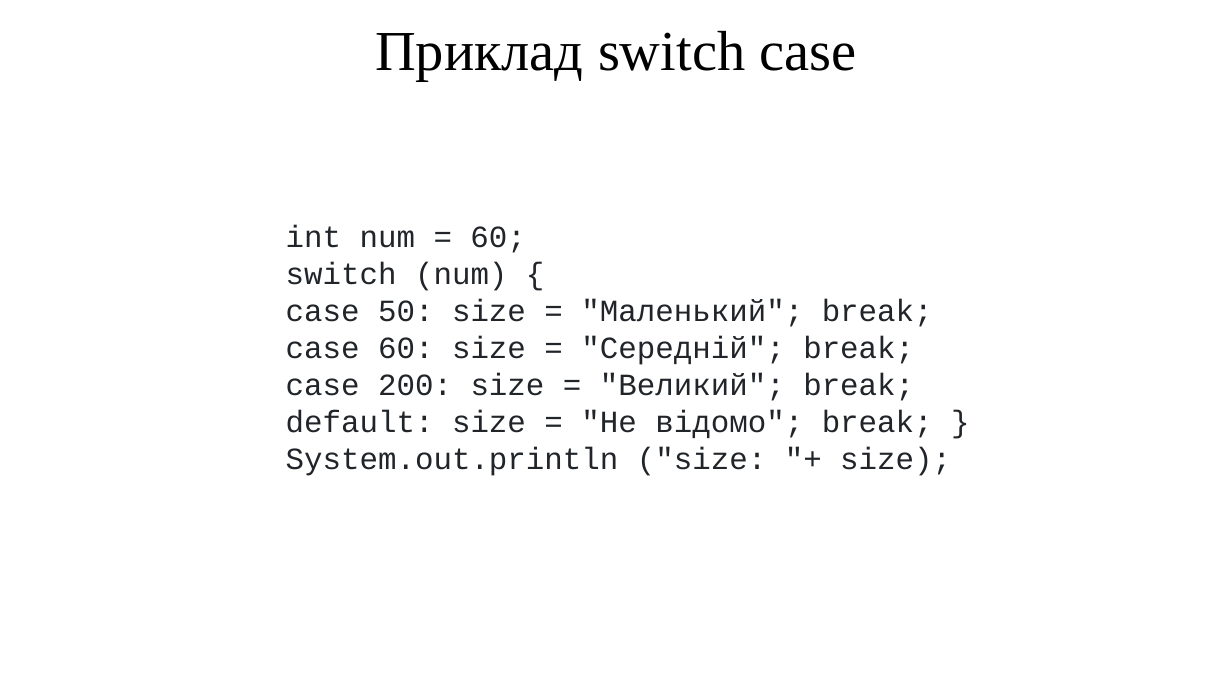
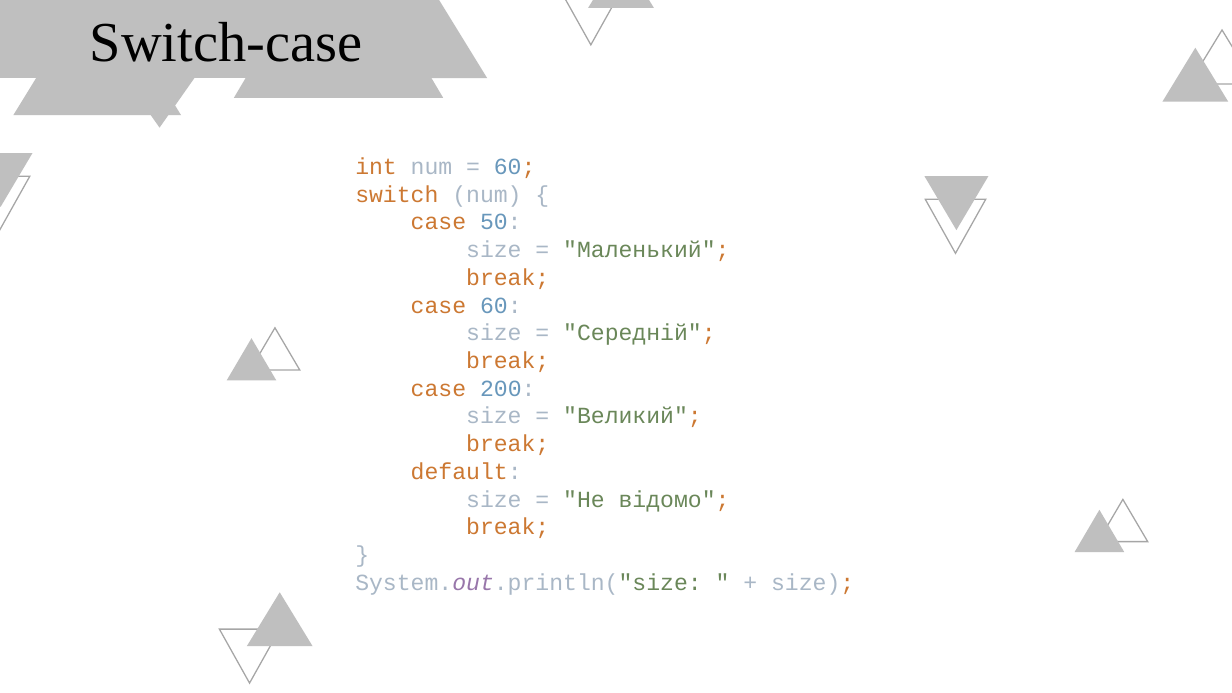
Before and after one commit to arg3ntuum/JavaCourse, a slide deck: slide 7 of Java Урок 3 ifelse switch.pptx (slide 8 before the commit). Drawn at 1232x693 pixels with LibreOffice and Linux fonts; fonts in the diff are those of the drawing. Boxes give left, top, right and bottom in pixels: in the first picture for what was removed or moved away, otherwise in the second. Text is boxed around its words. In the diff, an @@ line names an element or a change of style, - is before the commit and + after.

```diff
--- a/Java Урок 3 ifelse switch.pptx
+++ b/Java Урок 3 ifelse switch.pptx
@@ triangle added at [0, 0, 71, 78], fill #BFBFBF @@
@@ triangle added at [0, 0, 126, 51], fill #BFBFBF @@
@@ triangle added at [13, 0, 180, 115], fill #BFBFBF @@
@@ triangle added at [69, 0, 250, 128], fill #BFBFBF @@
@@ triangle added at [84, 0, 251, 46], fill #BFBFBF @@
@@ text at [90, 22, 363, 62]: text changed @@
-Приклад switch case
+Switch-case
@@ triangle added at [175, 0, 342, 78], fill #BFBFBF @@
@@ triangle added at [234, 0, 444, 98], fill #BFBFBF @@
@@ triangle added at [320, 0, 487, 78], fill #BFBFBF @@
@@ triangle added at [561, 0, 621, 44], outline #A6A6A6 1 pt @@
@@ triangle added at [588, 0, 653, 7], fill #BFBFBF @@
@@ triangle added at [1163, 48, 1228, 102], fill #BFBFBF @@
@@ triangle added at [1189, 30, 1232, 83], outline #A6A6A6 1 pt @@
@@ triangle added at [0, 177, 30, 230], outline #A6A6A6 1 pt @@
@@ triangle added at [0, 153, 32, 207], fill #BFBFBF @@
@@ text at [355, 157, 854, 595]: text changed; size 24 to 18 pt; text colour #212529 to #CC7832 @@
-int num = 60;
-switch (num) {
-case 50: size = "Маленький"; break;
-case 60: size = "Середній"; break;
-case 200: size = "Великий"; break;
-default: size = "Не відомо"; break; }
-System.out.println ("size: "+ size);
+int num = 60;
+switch (num) {
+case 50:
+size = "Маленький";
+break;
+case 60:
+size = "Середній";
+break;
+case 200:
+size = "Великий";
+break;
+default:
+size = "Не відомо";
+break;
+}
+System.out.println("size: " + size);
@@ triangle added at [925, 177, 989, 230], fill #BFBFBF @@
@@ triangle added at [925, 200, 985, 253], outline #A6A6A6 1 pt @@
@@ triangle added at [250, 328, 300, 371], outline #A6A6A6 1 pt @@
@@ triangle added at [226, 338, 276, 381], fill #BFBFBF @@
@@ triangle added at [1098, 499, 1148, 542], outline #A6A6A6 1 pt @@
@@ triangle added at [1075, 510, 1125, 553], fill #BFBFBF @@
@@ triangle added at [247, 592, 312, 646], fill #BFBFBF @@
@@ triangle added at [219, 629, 279, 683], outline #A6A6A6 1 pt @@
```
Also in this commit, not shown: 12 other slides changed, 2 slides added, 2 slides removed.
